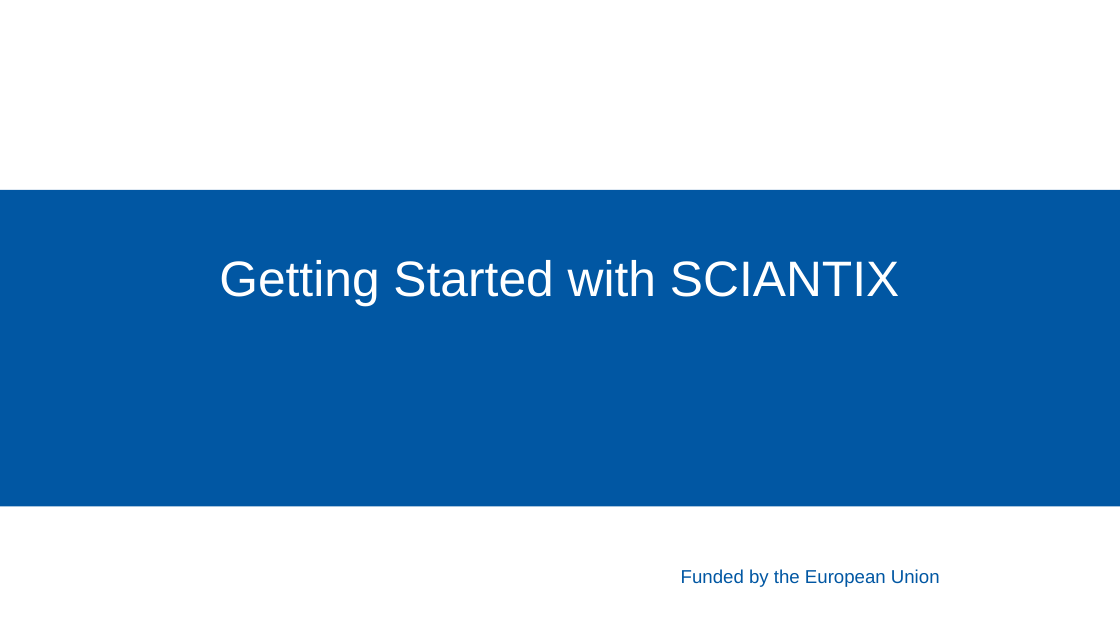
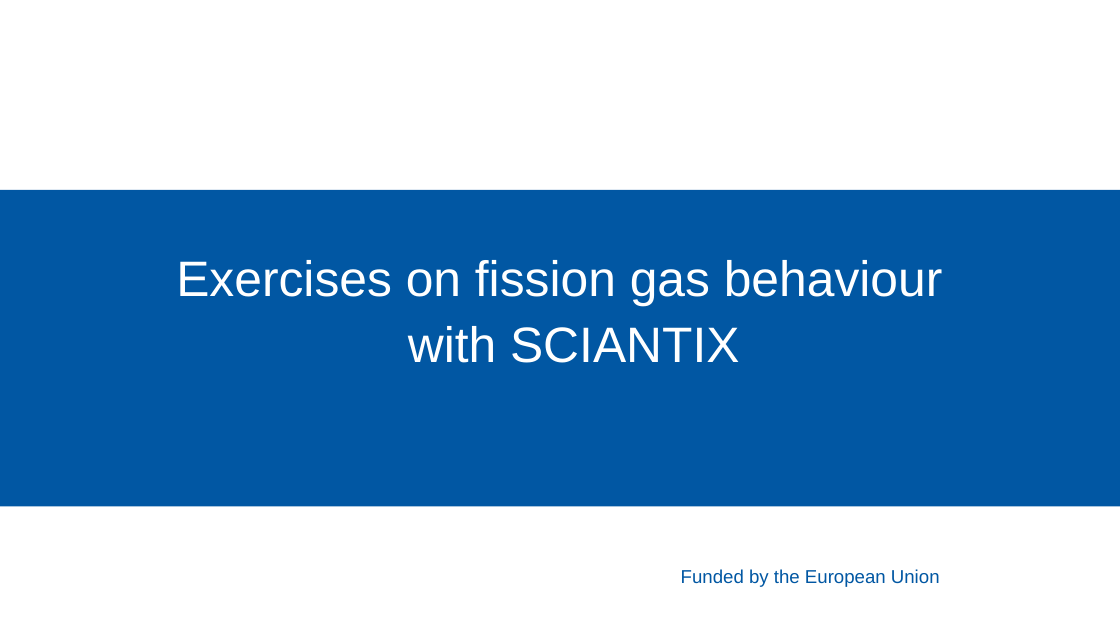
Before and after one commit to sciantix/sciantix-official, a slide deck: slide 23 of slide/MOOC/MOOC SCIANTIX - OperaHPC - V0.pptx (slide 28 before the commit). Drawn at 1120x630 pixels with LibreOffice and Linux fonts; fonts in the diff are those of the drawing; background and template pictures are left out. Boxes give left, top, right and bottom in pixels: in the first picture for what was removed or moved away, otherwise in the second. Text is boxed around its words. In the diff, an @@ line names an element or a change of style, - is before the commit and + after.

```diff
--- a/slide/MOOC/MOOC SCIANTIX - OperaHPC - V0.pptx
+++ b/slide/MOOC/MOOC SCIANTIX - OperaHPC - V0.pptx
@@ text at (x1=176, y1=260, x2=943, y2=363): text changed @@
-Getting Started with SCIANTIX
+Exercises on fission gas behaviour with SCIANTIX
```
Also in this commit, not shown: 7 other slides changed, 1 slide added, 8 slides removed.
